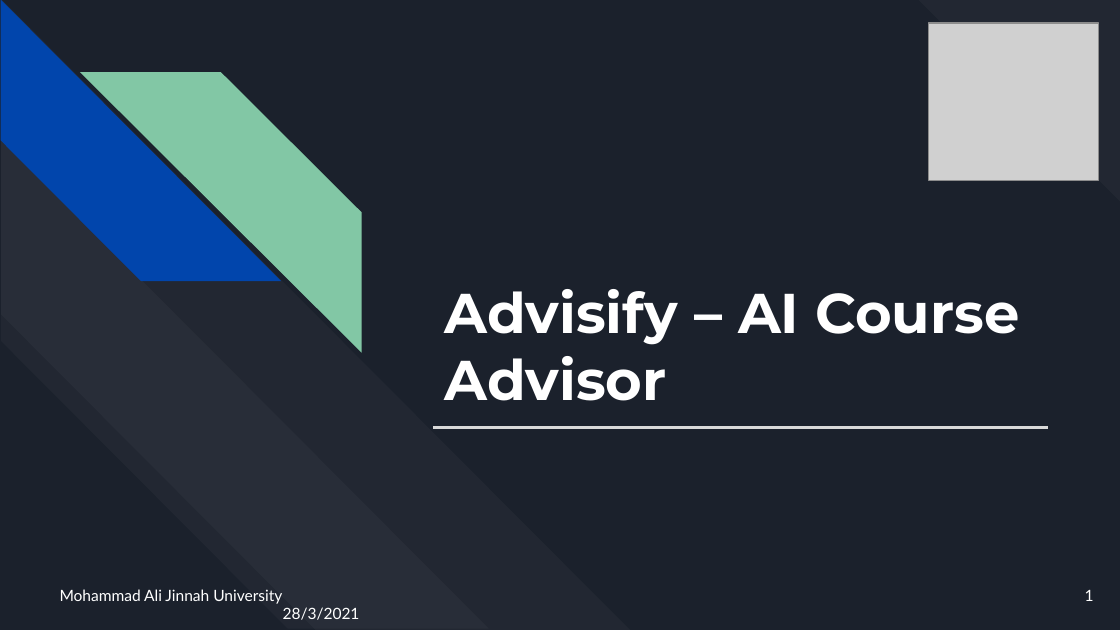
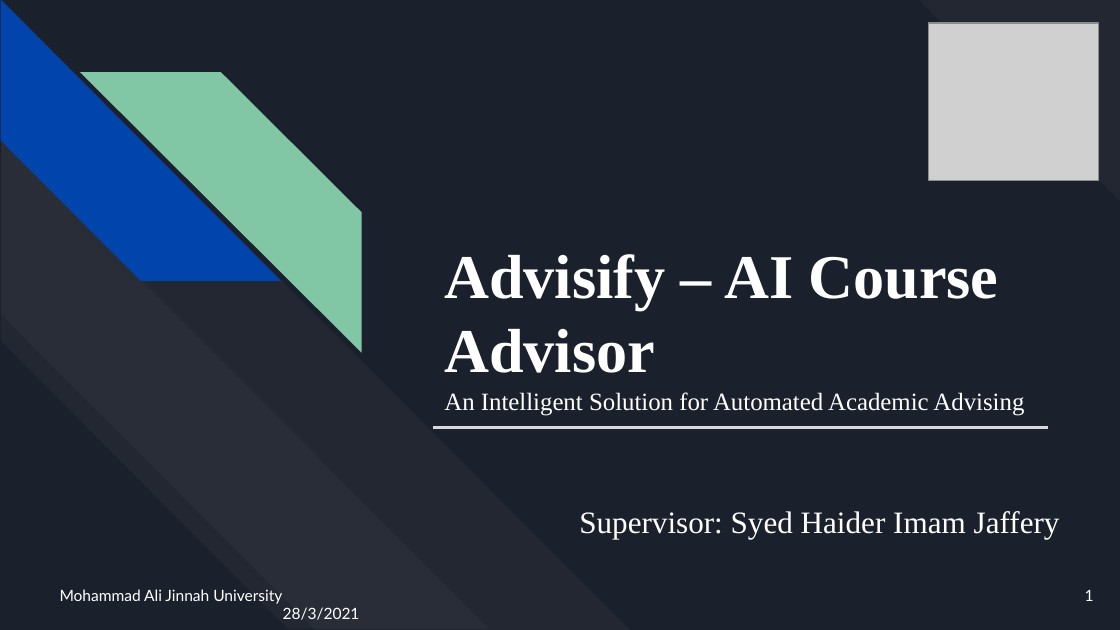
Before and after one commit to Ali-Razaaaaa/ADVISIFY-FYP, a slide deck: slide 1 of advisify (1).pptx. Drawn at 1120x630 pixels with LibreOffice and Linux fonts; fonts in the diff are those of the drawing; grey boxes stand for pictures. Boxes give left, top, right and bottom in pixels: in the first picture for what was removed or moved away, otherwise in the second. Text is boxed around its words. In the diff, an @@ line names an element or a change of style, - is before the commit and + after.

```diff
--- a/advisify (1).pptx
+++ b/advisify (1).pptx
@@ title at (444, 254, 1024, 416): text changed; size 36 to 16 pt; font Montserrat to Times New Roman; bold off @@
-Advisify – AI Course Advisor
+Advisify – AI Course Advisor
+An Intelligent Solution for Automated Academic Advising
@@ text added at (579, 511, 1060, 538), 20 pt, text #FFFFFF @@
+Supervisor: Syed Haider Imam Jaffery
```
Also in this commit, not shown: 6 other slides changed, 1 slide added, 7 other files.
